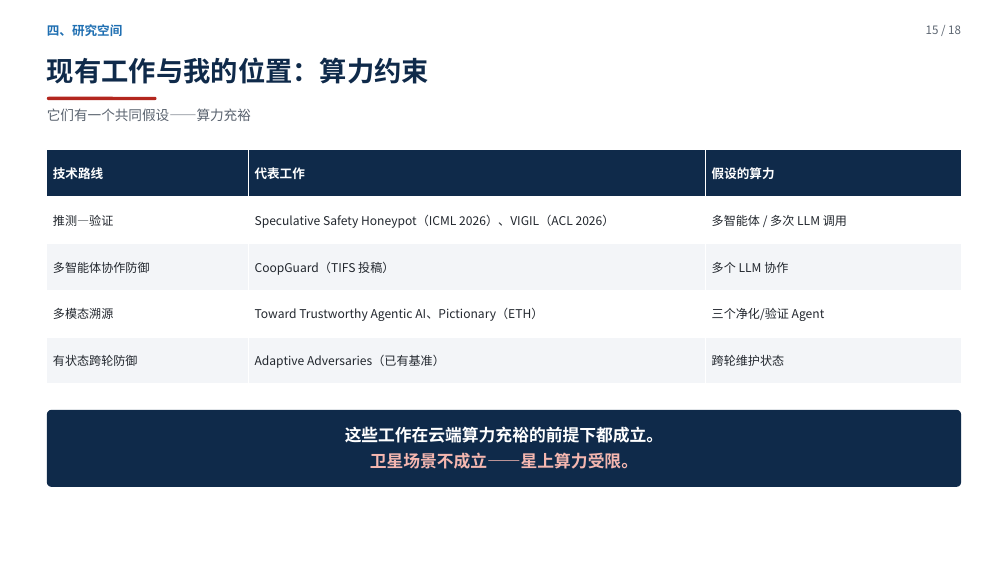
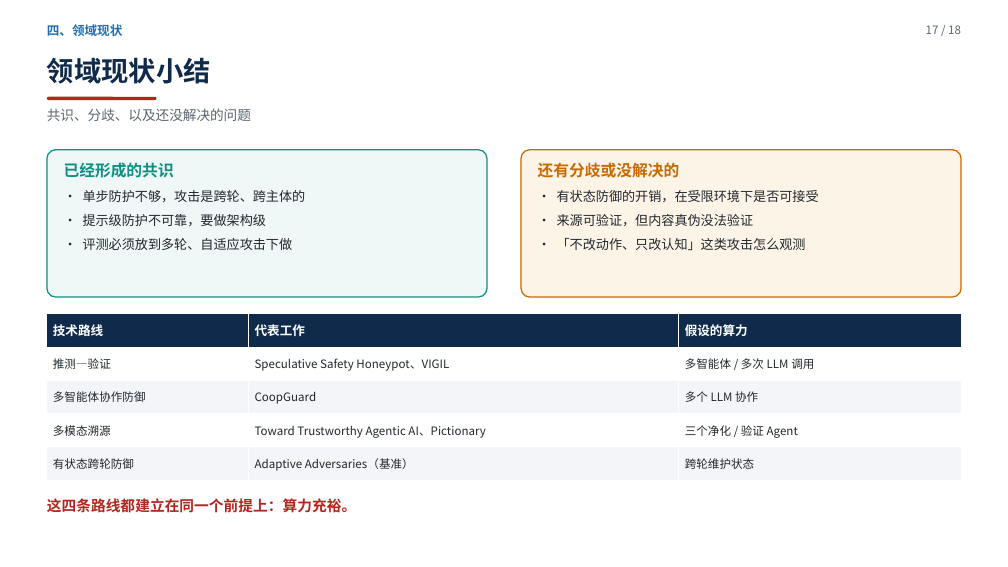
Before and after one commit to yiiiiiii1/multi-agent-remote-sensing, a slide deck: slide 17 of 阶段2-卫星多智能体防御/presentations/新方向调研汇报.pptx (slide 15 before the commit). Drawn at 1008x567 pixels with LibreOffice and Linux fonts; fonts in the diff are those of the drawing. Boxes give left, top, right and bottom in pixels: in the first picture for what was removed or moved away, otherwise in the second. Text is boxed around its words. In the diff, an @@ line names an element or a change of style, - is before the commit and + after.

```diff
--- a/阶段2-卫星多智能体防御/presentations/新方向调研汇报.pptx
+++ b/阶段2-卫星多智能体防御/presentations/新方向调研汇报.pptx
@@ text at (47, 24, 123, 36): text changed @@
-四、研究空间
+四、领域现状
@@ text at (926, 25, 961, 34): text changed @@
-15 / 18
+17 / 18
@@ text at (47, 57, 211, 84): text changed @@
-现有工作与我的位置：算力约束
+领域现状小结
@@ text at (47, 108, 251, 121): text changed @@
-它们有一个共同假设——算力充裕
+共识、分歧、以及还没解决的问题
@@ rounded rectangle added at (47, 150, 487, 297), fill #EFF8F6, outline #0E8F82 1.2 pt @@
@@ text added at (64, 162, 306, 250), 12.5 pt, text #22272E @@
+已经形成的共识
+· 单步防护不够，攻击是跨轮、跨主体的
+· 提示级防护不可靠，要做架构级
+· 评测必须放到多轮、自适应攻击下做
@@ rounded rectangle added at (521, 150, 961, 297), fill #FDF4E8, outline #C86A00 1.2 pt @@
@@ text added at (538, 162, 819, 250), 12.5 pt, text #22272E @@
+还有分歧或没解决的
+· 有状态防御的开销，在受限环境下是否可接受
+· 来源可验证，但内容真伪没法验证
+· 「不改动作、只改认知」这类攻击怎么观测
@@ table at (47, 314, 961, 480) @@
-row 2, column 2: Speculative Safety Honeypot（ICML 2026）、VIGIL（ACL 2026）
+row 2, column 2: Speculative Safety Honeypot、VIGIL
-row 3, column 2: CoopGuard（TIFS 投稿）
+row 3, column 2: CoopGuard
-row 4, column 2: Toward Trustworthy Agentic AI、Pictionary（ETH）
+row 4, column 2: Toward Trustworthy Agentic AI、Pictionary
-row 4, column 3: 三个净化/验证 Agent
+row 4, column 3: 三个净化 / 验证 Agent
-row 5, column 2: Adaptive Adversaries（已有基准）
+row 5, column 2: Adaptive Adversaries（基准）
@@ size 11.5 to 11 pt in "推测—验证", "多智能体 / 多次 LLM 调用", "多智能体协作防御", "多个 LLM 协作" and 3 more places @@
@@ table: place and size @@
-table at (47, 150, 962, 384)
+table at (47, 314, 961, 480)
@@ rounded rectangle removed at (47, 410, 961, 487) @@
@@ text removed at (345, 426, 663, 469) @@
-这些工作在云端算力充裕的前提下都成立。
-卫星场景不成立——星上算力受限。
@@ text added at (47, 498, 357, 513), 14 pt, text #B3261E, bold @@
+这四条路线都建立在同一个前提上：算力充裕。
```
Also in this commit, not shown: 7 other slides changed, 2 slides added, 2 slides removed, 5 other files.
